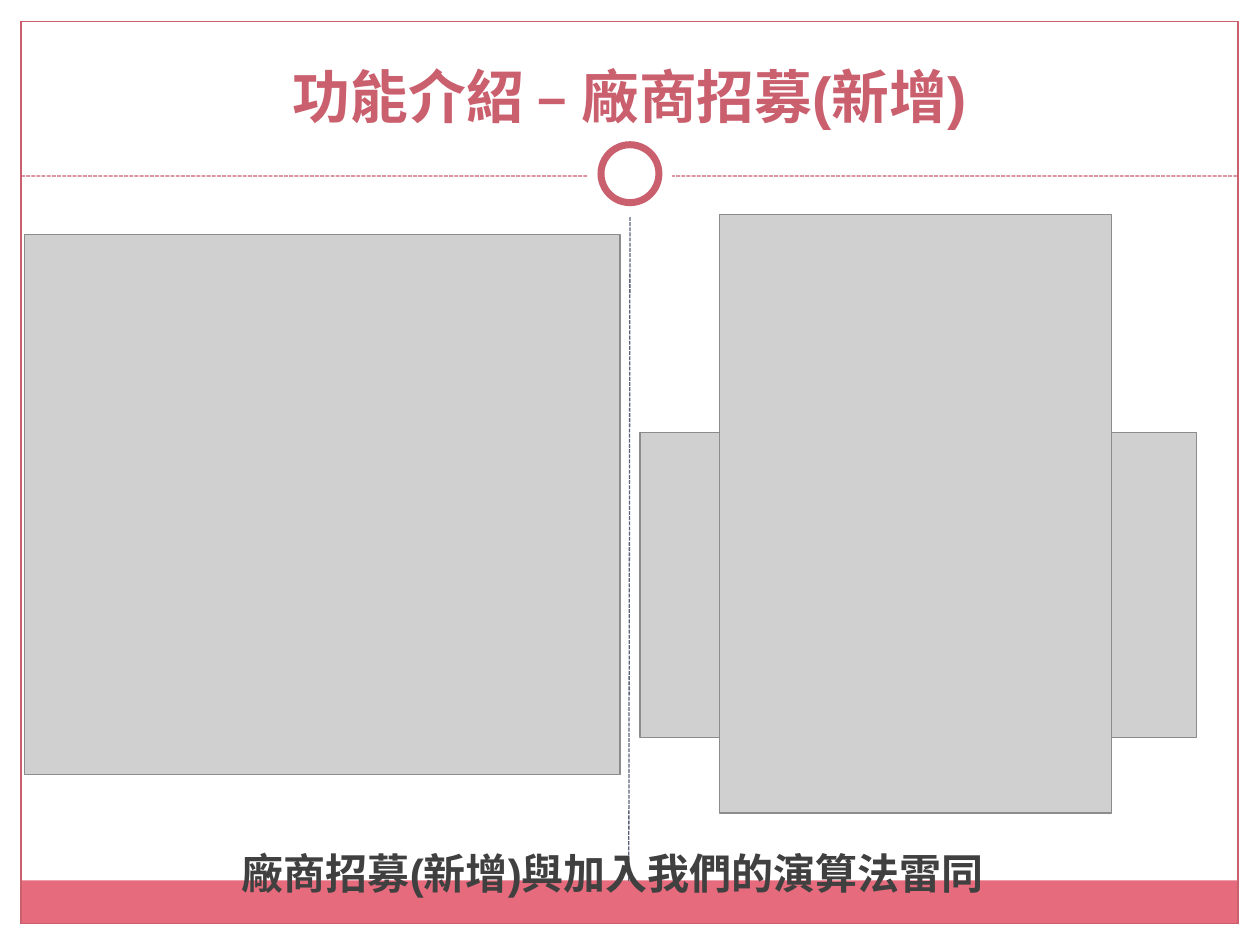
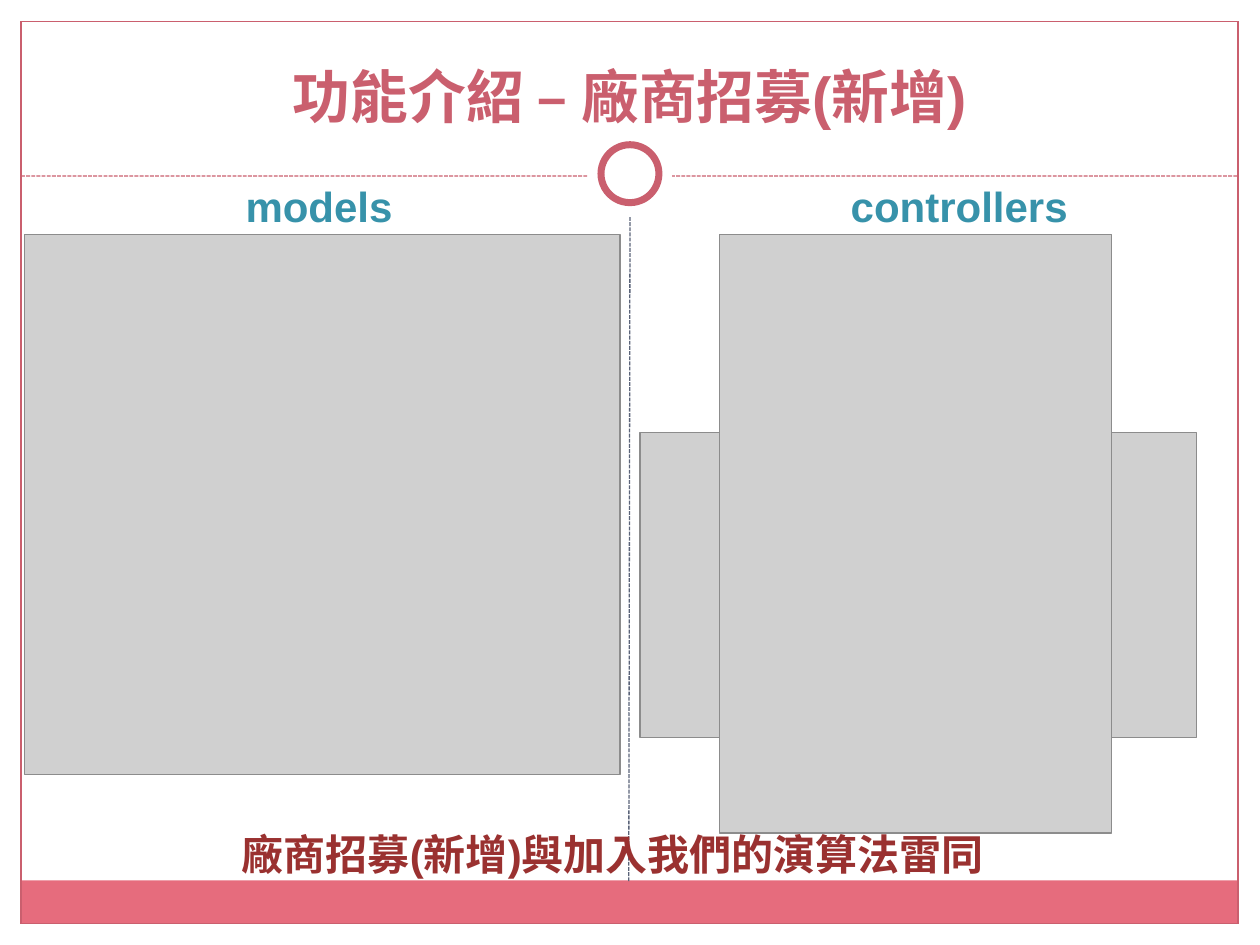
Before and after one commit to tsouleona/gitLab, a slide deck: slide 17 of small_project/data_project/沅淯駿營造有限公司.pptx (slide 15 before the commit). Drawn at 1260x945 pixels with LibreOffice and Linux fonts; fonts in the diff are those of the drawing; grey boxes stand for pictures; background and template pictures are left out. Boxes give left, top, right and bottom in pixels: in the first picture for what was removed or moved away, otherwise in the second. Text is boxed around its words. In the diff, an @@ line names an element or a change of style, - is before the commit and + after.

```diff
--- a/small_project/data_project/沅淯駿營造有限公司.pptx
+++ b/small_project/data_project/沅淯駿營造有限公司.pptx
@@ text added at [246, 191, 393, 223], 24 pt, text #3792AA, bold @@
+models
@@ text added at [851, 191, 1068, 223], 24 pt, text #3792AA, bold @@
+controllers
@@ picture: place and size @@
-picture at [719, 214, 1113, 813]
+picture at [719, 234, 1113, 833]
@@ text "廠商招募(新增)與加入我們的演算法雷同": place and size @@
-text "廠商招募(新增)與加入我們的演算法雷同" at [242, 847, 984, 898]
+text "廠商招募(新增)與加入我們的演算法雷同" at [242, 827, 984, 880]
@@ text "廠商招募(新增)與加入我們的演算法雷同" at [242, 827, 984, 880]: text colour #404040 to #9A3130 @@
```
Also in this commit, not shown: 7 other slides changed, 3 slides added, 1 slide removed, 1 other file.
